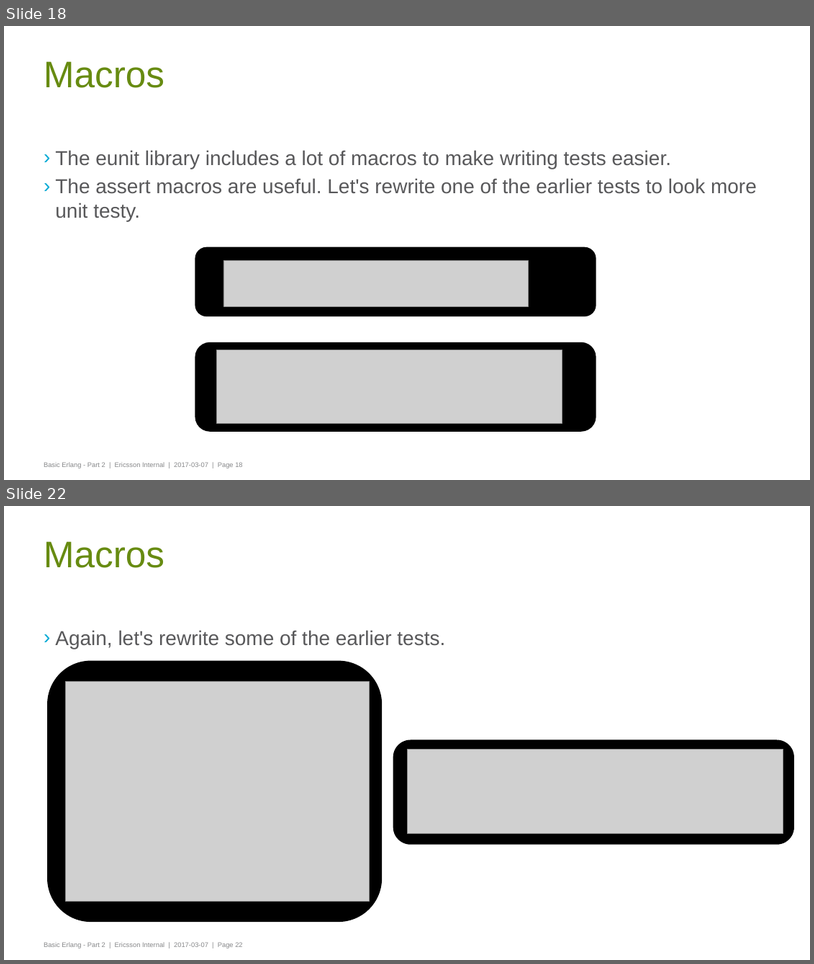
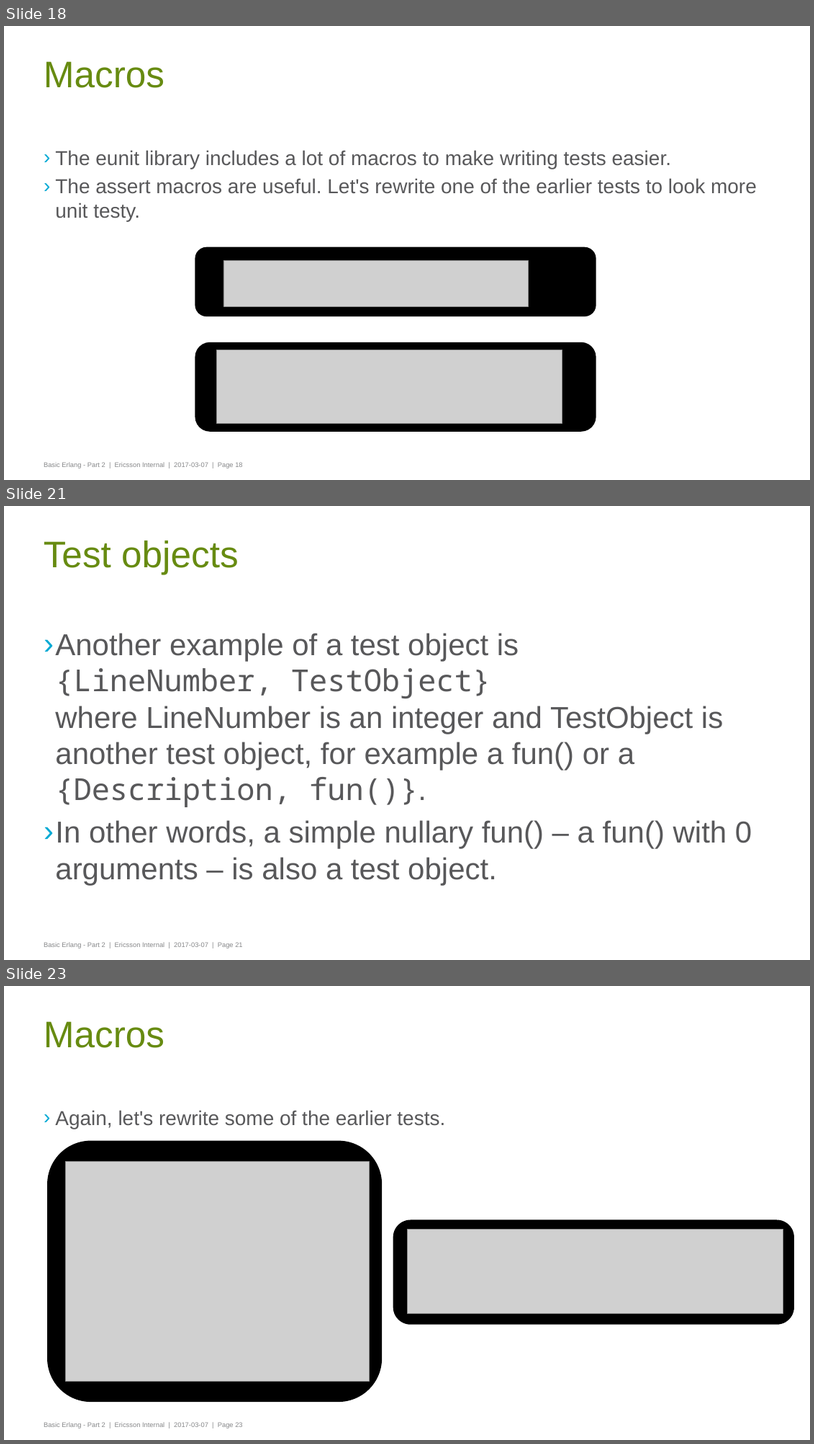
Before and after one commit to gwaerondor/unit_testing_in_erlang, a slide deck: basic_erlang_4/presentation/erlang_part_4_testing.pptx. Shown one above the other, each under a label of ours: slides 18 and 22 before the commit, slides 18, 21 and 23 after it; the slides between them are not shown. The pictures are 814x964 and 814x1444 pixels, drawn with LibreOffice and Linux fonts; fonts in the diff are those of the drawing; grey boxes stand for pictures; background and template pictures are left out. Boxes give left, top, right and bottom in pixels: in the first picture for what was removed or moved away, otherwise in the second. Text is boxed around its words. In the diff, an @@ line names an element or a change of style, - is before the commit and + after.

```diff
--- a/basic_erlang_4/presentation/erlang_part_4_testing.pptx
+++ b/basic_erlang_4/presentation/erlang_part_4_testing.pptx
@@ slide 21 added at (x1=4, y1=506, x2=810, y2=960), background #FFFFFF; not listed: 1 template element that a slide beside it also shows @@
@@ title added at (x1=44, y1=540, x2=239, y2=574), 44 pt, text #678C11 @@
+Test objects
@@ text added at (x1=55, y1=633, x2=752, y2=885), 36 pt, text #58585A @@
+› Another example of a test object is
+  {LineNumber, TestObject}
+  where LineNumber is an integer and TestObject is another test object, for example a fun() or a {Description, fun()}.
+› In other words, a simple nullary fun() – a fun() with 0 arguments – is also a test object.
@@ what was slide 22 is now slide 23 @@
```
Also in this commit, not shown: 5 slides changed, 4 other slides added, 3 other files.
